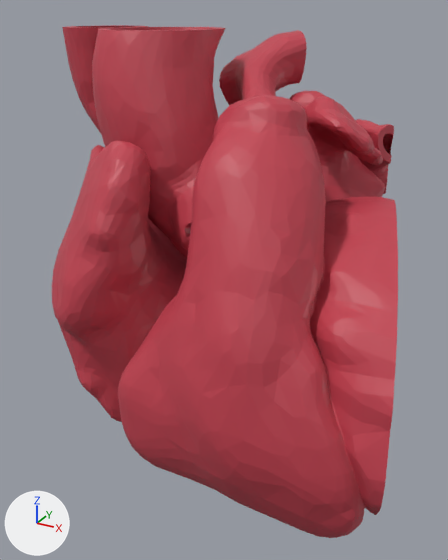
One commit to the glTF model pediatric_heart_3_ASD_VSD.glb: the scene before it, then after it.
Both versions are drawn from a 50 mm camera at (0.559, -1.07, 0.432) aimed at (-0.003, -0.048, -0.079). Every picture has the same lights, and +X, +Y and +Z are marked at lower left. Where no turn or scale is listed for an object, it has been applied to the vertices.

The first picture shows 'PediadricHeart_3 ASD_VSD'.
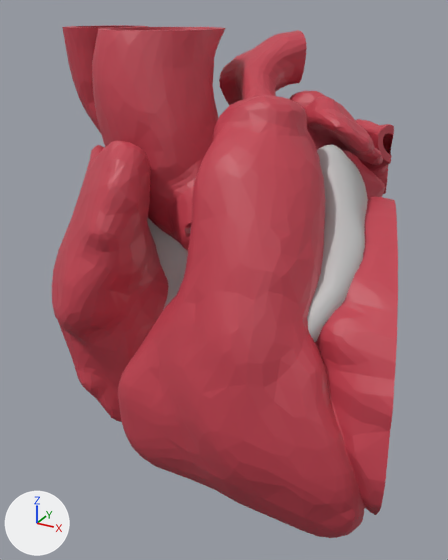
Commit message: fix: added minimal transparency

Where the change shows, as pixel boxes [x1, y1, x2, y2] in the pictures (448 x 560 px):
```json
{"object": "EPI (CT) - Left and Right Epicardium - inHEART", "change": "added", "after": [147, 145, 368, 342]}
```

The change, as JSON lines over the scene's bpy script:
```json
{"op": "add", "block": "mat_gray_009", "code": ["mat_gray_009 = principled_material('gray.009')", "mat_gray_009.base_color = (0.5, 0.5, 0.5)  # grey #bcbcbc"]}
{"op": "add", "block": "me_epi__ct____left_and_right_epicardium___inheart_001", "code": ["me_epi__ct____left_and_right_epicardium___inheart_001 = bpy.data.meshes.new('EPI (CT) - Left and Right Epicardium - inHEART.001')", "me_epi__ct____left_and_right_epicardium___inheart_001.from_pydata(...)  # 3268 vertices, 6528 faces; spans x -0.355..0.319, y -0.334..0.293, z -0.309..0.278", "me_epi__ct____left_and_right_epicardium___inheart_001.materials.append(mat_gray_009)  # grey #bcbcbc"]}
{"op": "add", "block": "ob_epi__ct____left_and_right_epicardium___inheart", "code": ["ob_epi__ct____left_and_right_epicardium___inheart = bpy.data.objects.new('EPI (CT) - Left and Right Epicardium - inHEART', me_epi__ct____left_and_right_epicardium___inheart_001)", "ob_epi__ct____left_and_right_epicardium___inheart.location = (-0.007, 0.024, -0.065)"]}
```
